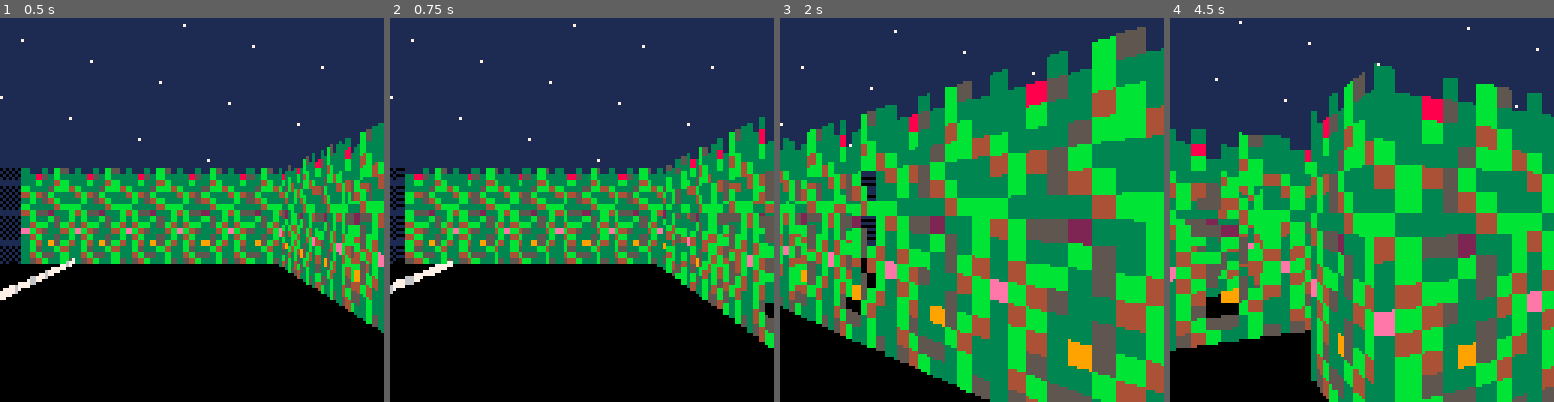
Above: before the commit, frames 1-4 (left to right).
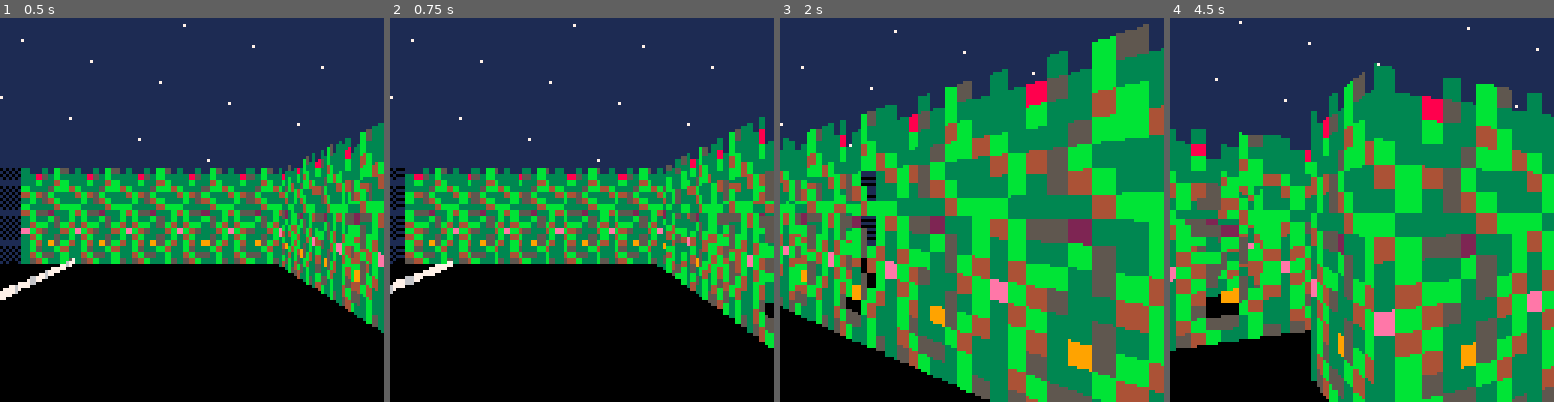
Above: after the commit, the same moments.

Repository: jcwilk/anx
Game: PICO-8 cartridge anx.p8
The game is run twice, just before and just after one commit, with the same random seed, the same clock (stepped at 60 frames per second) and the same inputs.
Inputs:
- Up to frame 1 (0.5 s): tap X (X key) at 0.33 s
- Up to frame 2 (0.75 s): tap O (Z key) at 0.7 s
- Up to frame 3 (2 s): tap X (X key) at 1.07, 1.85 s; hold Right from 1.6 s (still down); tap O (Z key) at 1.7 s
- Up to frame 4 (4.5 s): release Right at 2.1 s; tap O (Z key) every 0.4 s from 2.1 to 4.1 s; hold Up 2.15-2.42 s; hold Right 2.47-3.03 s; tap X (X key) at 2.97, 4.08 s; hold Left 3.08-3.58 s; hold Down 3.63-3.97 s; hold Right from 4.02 s (still down)

Frame 1 is identical in both runs. In frame 2, 0.2% of the frame differs, in the area x 51-53%, y 39-63%; in frame 3, 0.6%, in the area x 94-97%, y 1-100%; in frame 4, 0.5%.

Commit message:
Increase speed and turning based on anxiety

Diff:
--- a/anx.p8
+++ b/anx.p8
@@ -697,6 +697,10 @@
 distance_from_player_cutoff=.4
 mob_hitbox_radius=.45 -- this should be less than .5 but more than distance_from_player_cutoff
 height_scale=20 -- multiplier for something at distance of one after dividing by field of view
+orig_turn_amount=.01
+turn_amount=orig_turn_amount
+orig_speed = .1
+speed = orig_speed
 
 function set_skybox(sprite_id)
  sky_color=sget(8*(sprite_id%16),8*flr(sprite_id/16))
@@ -921,6 +925,8 @@
  --field_of_view = orig_field_of_view / anxiety_factor
  height_ratio = .44+.08*abs(sin(walking_step))+.15*anxiety_factor
  draw_distance = orig_draw_distance * (1/4 + 3/4*anxiety_factor)
+ turn_amount = orig_turn_amount * (2 - anxiety_factor)
+ speed = orig_speed * (2 - anxiety_factor)
 end
 
 function nudge_player(angle)
@@ -943,11 +949,11 @@
  changed_position=false
  if btn(0) then
   changed_position=true
-  player.bearing-=0.01
+  player.bearing-=turn_amount
  end
  if btn(1) then
   changed_position=true
-  player.bearing+=0.01
+  player.bearing+=turn_amount
  end
  if btn(2) then
   offset+=facing
@@ -968,7 +974,7 @@
   changed_position=true
  end
 
- player:apply_movement(offset*0.1)
+ player:apply_movement(offset*speed)
 
  local curr_tile_sprite_id=mget(round(player.coords.x),round(-player.coords.y))
  if is_sprite_door(curr_tile_sprite_id) then
--- a/main.lua
+++ b/main.lua
@@ -7,6 +7,10 @@
 distance_from_player_cutoff=.4
 mob_hitbox_radius=.45 -- this should be less than .5 but more than distance_from_player_cutoff
 height_scale=20 -- multiplier for something at distance of one after dividing by field of view
+orig_turn_amount=.01
+turn_amount=orig_turn_amount
+orig_speed = .1
+speed = orig_speed
 
 function set_skybox(sprite_id)
   sky_color=sget(8*(sprite_id%16),8*flr(sprite_id/16))
@@ -231,6 +235,8 @@
   --field_of_view = orig_field_of_view / anxiety_factor
   height_ratio = .44+.08*abs(sin(walking_step))+.15*anxiety_factor
   draw_distance = orig_draw_distance * (1/4 + 3/4*anxiety_factor)
+  turn_amount = orig_turn_amount * (2 - anxiety_factor)
+  speed = orig_speed * (2 - anxiety_factor)
 end
 
 function nudge_player(angle)
@@ -253,11 +259,11 @@
   changed_position=false
   if btn(0) then
     changed_position=true
-    player.bearing-=0.01
+    player.bearing-=turn_amount
   end
   if btn(1) then
     changed_position=true
-    player.bearing+=0.01
+    player.bearing+=turn_amount
   end
   if btn(2) then
     offset+=facing
@@ -278,7 +284,7 @@
     changed_position=true
   end
 
-  player:apply_movement(offset*0.1)
+  player:apply_movement(offset*speed)
 
   local curr_tile_sprite_id=mget(round(player.coords.x),round(-player.coords.y))
   if is_sprite_door(curr_tile_sprite_id) then
